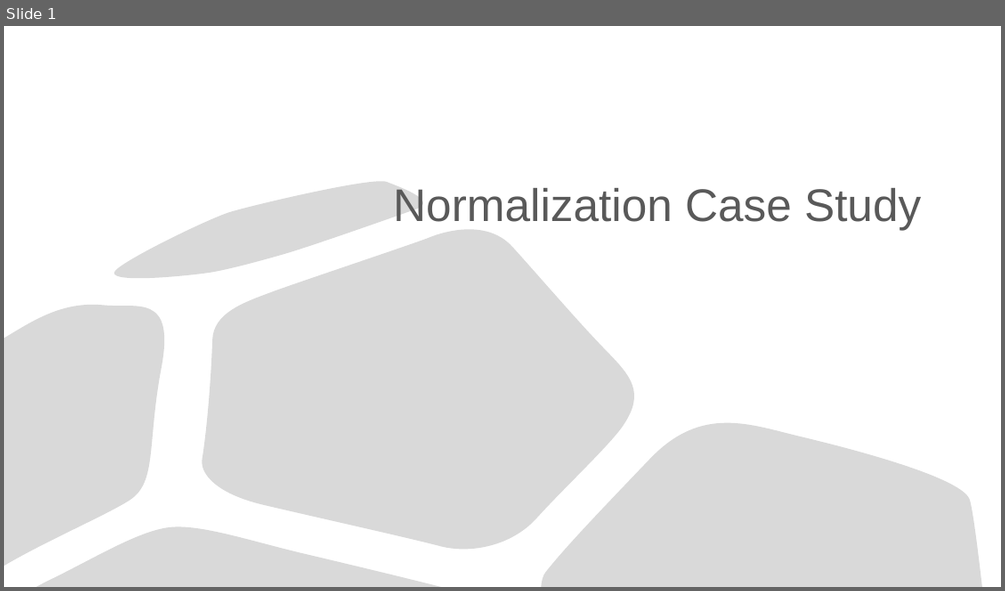
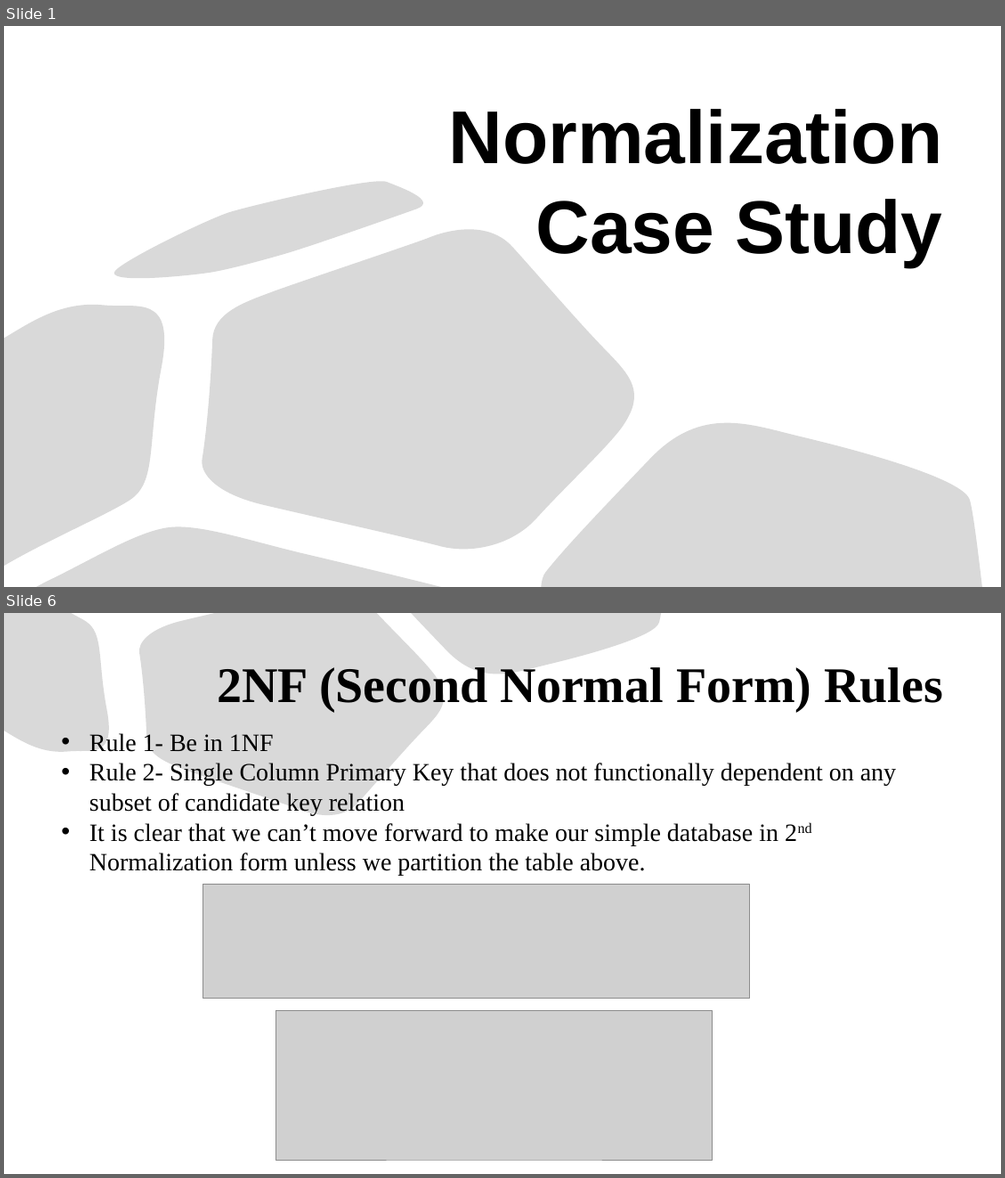
Before and after one commit to Saphall/Leapfrog_Data-Engineering_Assignments, a slide deck: Week1/Day1/Data Assignment/Normalization Case Study.pptx. Shown one above the other, each under a label of ours: slide 1 before the commit, slides 1 and 6 after it; the slides between them are not shown. The pictures are 1005x591 and 1005x1178 pixels, drawn with LibreOffice and Linux fonts; fonts in the diff are those of the drawing; grey boxes stand for pictures. Boxes give left, top, right and bottom in pixels: in the first picture for what was removed or moved away, otherwise in the second. Text is boxed around its words. In the diff, an @@ line names an element or a change of style, - is before the commit and + after.

```diff
--- a/Week1/Day1/Data Assignment/Normalization Case Study.pptx
+++ b/Week1/Day1/Data Assignment/Normalization Case Study.pptx
@@ slide 6 added at (x1=4, y1=613, x2=1001, y2=1174), background #FFFFFF @@
@@ freeform shape added at (x1=4, y1=613, x2=116, y2=761), fill #D9D9D9, outline #000000 0.75 pt @@
@@ freeform shape added at (x1=138, y1=613, x2=452, y2=826), fill #D9D9D9, outline #000000 0.75 pt @@
@@ freeform shape added at (x1=411, y1=613, x2=661, y2=686), fill #D9D9D9, outline #000000 0.75 pt @@
@@ title added at (x1=218, y1=667, x2=943, y2=711), 48 pt, text #000000, bold @@
+2NF (Second Normal Form) Rules
@@ text added at (x1=89, y1=733, x2=896, y2=876), 24 pt, text #000000 @@
+• Rule 1- Be in 1NF
+• Rule 2- Single Column Primary Key that does not functionally dependent on any subset of candidate key relation
+• It is clear that we can’t move forward to make our simple database in 2nd Normalization form unless we partition the table above.
@@ picture added at (x1=202, y1=884, x2=750, y2=998) @@
@@ picture added at (x1=276, y1=1010, x2=712, y2=1159) @@
@@ slide 1 changed as well @@
@@ title "Normalization Case Study" moved from (x1=393, y1=188, x2=921, y2=230) to (x1=449, y1=109, x2=943, y2=266) @@
@@ title "Normalization Case Study" at (x1=449, y1=109, x2=943, y2=266): size 44 to 72 pt, text colour #595959 to #000000, bold on @@
```
Also in this commit, not shown: 9 other slides added.
